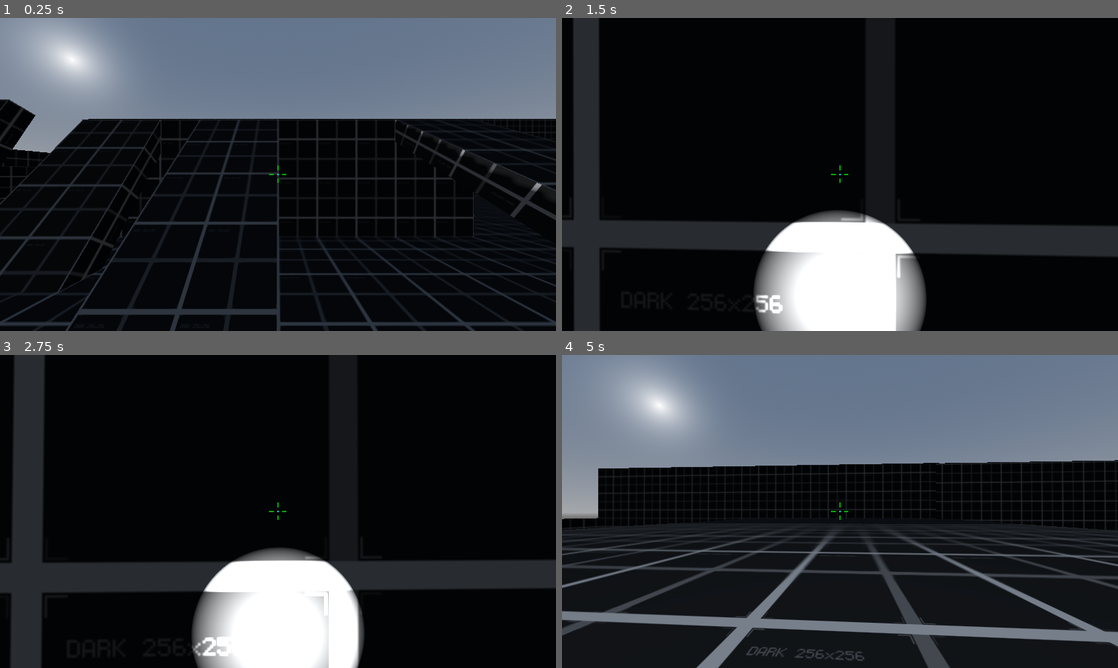
Above: before the commit, frames 1-4 (two rows, left to right).
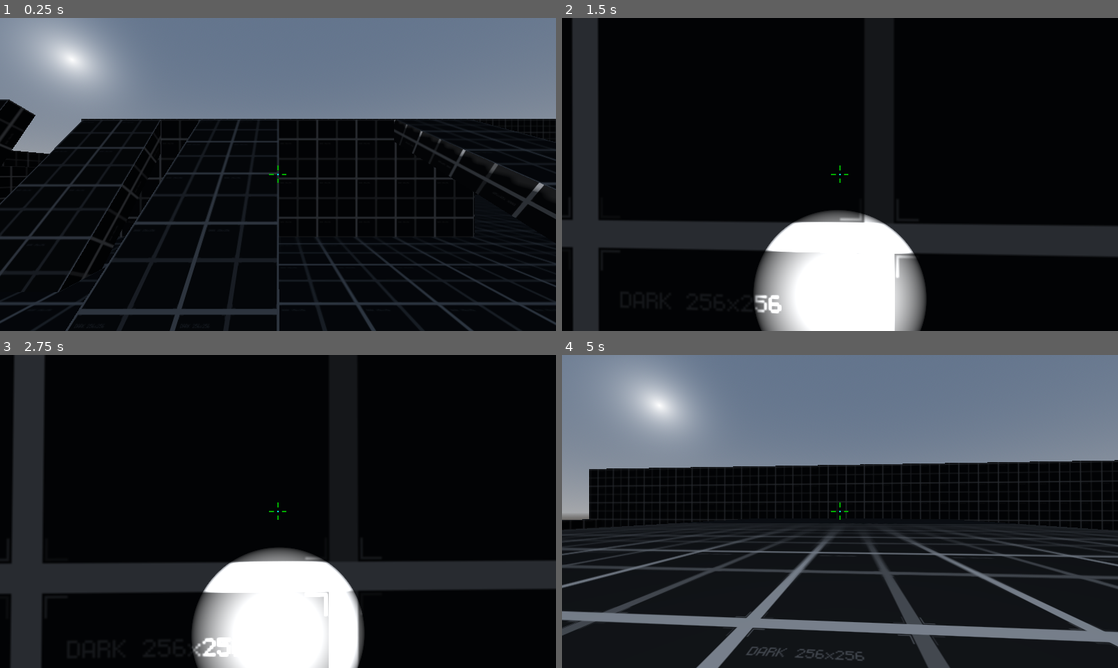
Above: after the commit, the same moments.

Repository: rbarongr/GodotFirstPersonController
Game: Godot game, scene res://Sandbox.tscn
Same seed, same stepped clock (60 frames per second), same inputs: the game is played once before the commit and once after it.
Inputs (mouse positions are in pixels of both pictures, inside the frame that each line leads up to):
- Up to frame 1 (0.25 s): no input
- Up to frame 2 (1.5 s): tap Enter at 0.5 s; move the mouse to (867, 174) at 0.52 s; hold W (move_forward) from 0.53 s (still down); tap F (flashlight_toggle) at 0.6 s; tap Space (jump) at 0.77 s; move the mouse to (812, 174) at 1.27 s; tap Mouse wheel down (mouse_wheel_down) at 1.35 s
- Up to frame 3 (2.75 s): keep holding W (move_forward); tap Space (jump) at 1.52 s; move the mouse to (289, 505) at 2.02 s; hold Mouse wheel up (mouse_wheel_up) from 2.03 s (still down)
- Up to frame 4 (5 s): keep holding W (move_forward); tap Space (jump) at 2.75, 3.02, 3.77, 4.52 s; move the mouse to (834, 517) at 2.77 s; release Mouse wheel up (mouse_wheel_up) at 2.78 s; tap Ctrl (move_crouch) at 2.85 s; move the mouse to (878, 514) at 3.52 s; hold Shift (move_walk) 3.53-4.28 s; move the mouse to (795, 508) at 4.27 s; tap F (flashlight_toggle) at 4.35 s

The runs differ from the first frame. In frame 1, 2.6% of the frame differs, in the area x 0-100%, y 28-100%; in frame 2, 0.2%; in frame 3, 0.2%; in frame 4, 1.4%.

Commit message:
making the pool great again

Diff:
--- a/Sandbox.tscn
+++ b/Sandbox.tscn
@@ -32,50 +32,20 @@
 
 [node name="Platform" type="Node3D" parent="."]
 
-[node name="Floor" type="CSGBox3D" parent="Platform"]
-transform = Transform3D(1, 0, 0, 0, 1, 0, 0, 0, 1, 0, -0.25, 0)
+[node name="Floor3" type="CSGBox3D" parent="Platform"]
+transform = Transform3D(1, 0, 0, 0, 1, 0, 0, 0, 1, -1.01782, -0.25, 3.68639)
 use_collision = true
-size = Vector3(10, 0.5, 10)
-material = SubResource("StandardMaterial3D_p85vg")
-
-[node name="Floor3" type="CSGBox3D" parent="Platform"]
-transform = Transform3D(1, 0, 0, 0, 1, 0, 0, 0, 1, 9.99301, -0.25, -5)
-use_collision = true
-size = Vector3(10, 0.5, 20)
-material = SubResource("StandardMaterial3D_p85vg")
-
-[node name="Floor13" type="CSGBox3D" parent="Platform"]
-transform = Transform3D(1, 0, 0, 0, 1, 0, 0, 0, 1, -10, -0.25, -5)
-use_collision = true
-size = Vector3(10, 0.5, 20)
-material = SubResource("StandardMaterial3D_p85vg")
-
-[node name="Floor6" type="CSGBox3D" parent="Platform"]
-transform = Transform3D(1, 0, 0, 0, 1, 0, 0, 0, 1, -10, -0.25, 14.9776)
-use_collision = true
-size = Vector3(10, 0.5, 20)
-material = SubResource("StandardMaterial3D_p85vg")
-
-[node name="Floor7" type="CSGBox3D" parent="Platform"]
-transform = Transform3D(1, 0, 0, 0, 1, 0, 0, 0, 1, -6.58035e-05, -0.25, 14.9896)
-use_collision = true
-size = Vector3(10, 0.5, 20)
-material = SubResource("StandardMaterial3D_p85vg")
-
-[node name="Floor14" type="CSGBox3D" parent="Platform"]
-transform = Transform3D(1, 0, 0, 0, 1, 0, 0, 0, 1, 9.98957, -0.25, 14.9896)
-use_collision = true
-size = Vector3(10, 0.5, 20)
+size = Vector3(33.2678, 0.5, 41.9609)
 material = SubResource("StandardMaterial3D_p85vg")
 
 [node name="Floor16" type="CSGBox3D" parent="Platform"]
-transform = Transform3D(1, 0, 0, 0, 1, 0, 0, 0, 1, 15.8776, -15.4784, 6.53759)
+transform = Transform3D(1, 0, 0, 0, 1, 0, 0, 0, 1, 29.985, -15.4784, 4.68106)
 use_collision = true
-size = Vector3(66.9287, 0.5, 66.6977)
+size = Vector3(30.3751, 0.5, 40.9754)
 material = SubResource("StandardMaterial3D_p85vg")
 
 [node name="Ramp" type="CSGBox3D" parent="Platform"]
-transform = Transform3D(1, 0, 0, 0, 0.866025, -0.5, 0, 0.5, 0.866025, 4, 1.28, -2.264)
+transform = Transform3D(0.999849, 0.00867385, 0.0150235, 0, 0.866025, -0.5, -0.0173477, 0.499925, 0.865895, 4, 1.28, -2.264)
 use_collision = true
 size = Vector3(2, 0.5, 6)
 material = SubResource("StandardMaterial3D_p85vg")
@@ -158,16 +128,10 @@
 size = Vector3(10, 3, 0.5)
 material = SubResource("StandardMaterial3D_p85vg")
 
-[node name="Wall3" type="CSGBox3D" parent="Platform"]
-transform = Transform3D(1, 0, 0, 0, 1, 0, 0, 0, 1, -5, 4.5, -15)
+[node name="Wall5" type="CSGBox3D" parent="Platform"]
+transform = Transform3D(-4.37114e-08, 0, 1, 0, 1, 0, -1, 0, -4.37114e-08, -15, 0.930662, 4.99782)
 use_collision = true
-size = Vector3(20, 3, 0.5)
-material = SubResource("StandardMaterial3D_p85vg")
-
-[node name="Wall5" type="CSGBox3D" parent="Platform"]
-transform = Transform3D(-4.37114e-08, 0, 1, 0, 1, 0, -1, 0, -4.37114e-08, -15, 1.5, -5)
-use_collision = true
-size = Vector3(20, 3, 0.5)
+size = Vector3(40.2481, 4.01511, 0.5)
 material = SubResource("StandardMaterial3D_p85vg")
 
 [node name="Wall11" type="CSGBox3D" parent="Platform"]
@@ -176,34 +140,22 @@
 size = Vector3(20, 3, 0.5)
 material = SubResource("StandardMaterial3D_p85vg")
 
-[node name="Wall10" type="CSGBox3D" parent="Platform"]
-transform = Transform3D(-4.37114e-08, 0, 1, 0, 1, 0, -1, 0, -4.37114e-08, -15, 1.5, 14.9766)
+[node name="Wall7" type="CSGBox3D" parent="Platform"]
+transform = Transform3D(-4.37114e-08, 0, 1, 0, 1, 0, -1, 0, -4.37114e-08, 45.0261, -5.06696, 3.67925)
 use_collision = true
-size = Vector3(20, 3, 0.5)
-material = SubResource("StandardMaterial3D_p85vg")
-
-[node name="Wall7" type="CSGBox3D" parent="Platform"]
-transform = Transform3D(-4.37114e-08, 0, 1, 0, 1, 0, -1, 0, -4.37114e-08, 45.0261, -4.7991, 3.88432)
-use_collision = true
-size = Vector3(44.5768, 21.4469, 0.5)
+size = Vector3(44.5768, 22.1497, 0.5)
 material = SubResource("StandardMaterial3D_p85vg")
 
 [node name="Wall9" type="CSGBox3D" parent="Platform"]
-transform = Transform3D(-4.37114e-08, 0, 1, 0, 1, 0, -1, 0, -4.37114e-08, 14.7936, -8.27132, 3.88432)
+transform = Transform3D(-4.37114e-08, 0, 1, 0, 1, 0, -1, 0, -4.37114e-08, 15.3671, -9.10938, 4.68374)
 use_collision = true
-size = Vector3(40.9486, 16.0707, 0.5)
+size = Vector3(40.9486, 18.0678, 0.5)
 material = SubResource("StandardMaterial3D_p85vg")
 
 [node name="Wall14" type="CSGBox3D" parent="Platform"]
-transform = Transform3D(1, 0, 0, 0, 1, 0, 0, 0, 1, 30.1386, -5.06912, -14.9972)
+transform = Transform3D(1, 0, 0, 0, 1, 0, 0, 0, 1, 14.9948, -5.06912, -14.9972)
 use_collision = true
-size = Vector3(50.677, 22.0984, 0.5)
-material = SubResource("StandardMaterial3D_p85vg")
-
-[node name="Wall4" type="CSGBox3D" parent="Platform"]
-transform = Transform3D(1, 0, 0, 0, 1, 0, 0, 0, 1, -10, 1.5, -15)
-use_collision = true
-size = Vector3(10, 3, 0.5)
+size = Vector3(61.1588, 22.0984, 0.5)
 material = SubResource("StandardMaterial3D_p85vg")
 
 [node name="Wall8" type="CSGBox3D" parent="Platform"]
@@ -218,14 +170,8 @@
 size = Vector3(10, 3, 0.5)
 material = SubResource("StandardMaterial3D_p85vg")
 
-[node name="Wall6" type="CSGBox3D" parent="Platform"]
-transform = Transform3D(1, 0, 0, 0, 1, 0, 0, 0, 1, -5, 1.5, 24.8069)
+[node name="Wall12" type="CSGBox3D" parent="Platform"]
+transform = Transform3D(1, 0, 0, 0, 1, 0, 0, 0, 1, 14.9876, -8.07196, 24.8069)
 use_collision = true
-size = Vector3(20, 3, 0.5)
+size = Vector3(60.1655, 22.1391, 0.5)
 material = SubResource("StandardMaterial3D_p85vg")
-
-[node name="Wall12" type="CSGBox3D" parent="Platform"]
-transform = Transform3D(1, 0, 0, 0, 1, 0, 0, 0, 1, 25.1346, -7.4245, 24.8069)
-use_collision = true
-size = Vector3(40.0653, 20.8378, 0.5)
-material = SubResource("StandardMaterial3D_p85vg")
